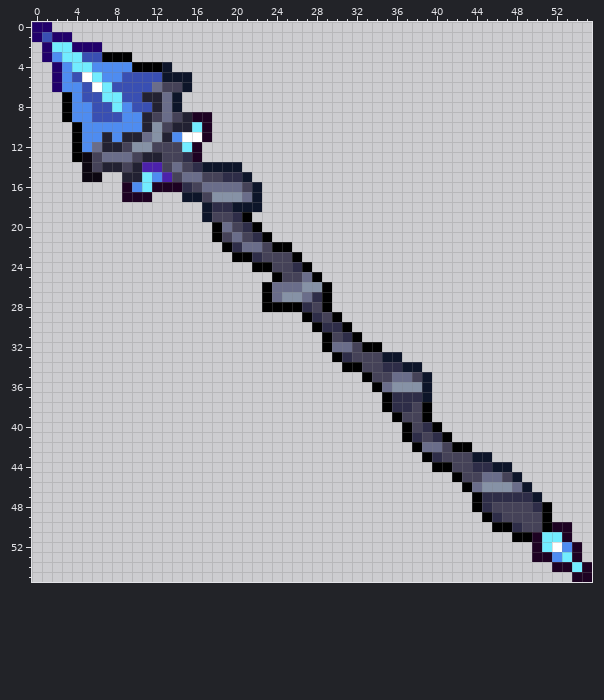
Pixel-art sprite: Items/Weapons/Melee/CavernousImpalerProjectile.png. The picture above was drawn from the file before the commit.
The file is 112x112 pixels, drawn in blocks of 2x2; one block is one cell here. Colours within 5 levels of each other are drawn and written as one.
The same view after the edit:
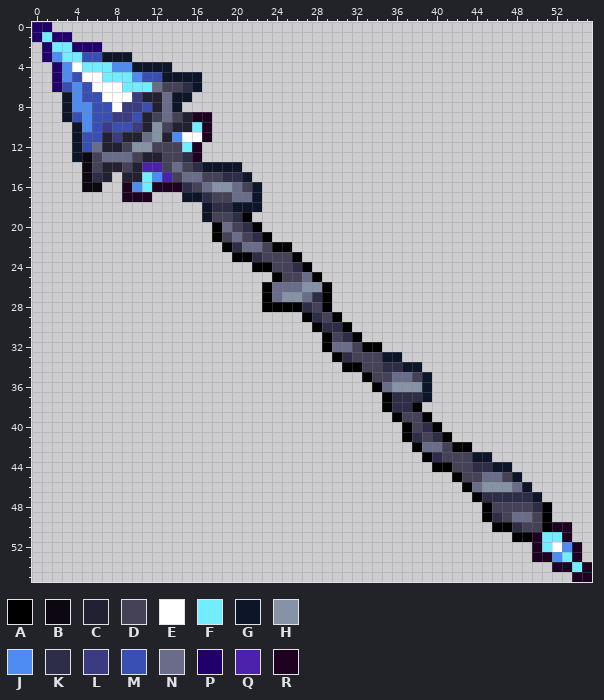
Palette (. is transparent): A #000000  B #0c0711  C #222132  D #454258  E #ffffff  F #72ecff  G #0d1529  H #8692a6  J #4e8cf1  K #2e2d48  L #3b3b82  M #394fb3  N #6a6d8a  P #21006b  Q #4c21ac  R #1d0222
What changed:
Colour D gives way to colour A in row 38 at x 38.
Colour K gives way to colour A in row 48 at x 45.
The edit adds colour B in row 16 at x 5 to 6.
The edit adds colour C in row 15 at x 7.
Colour H gives way to colour D in row 17 at x 18 to 19.
Colour F gives way to colour E in row 4 at x 4; in row 5 at x 6; in row 6 at x 7; in row 7 at x 7 to 8; in row 8 at x 8.
Colour M gives way to colour E in row 6 at x 8; in row 7 at x 9.
Colour J gives way to colour F in row 4 at x 6 to 7; in row 5 at x 7 to 8.
Colour M gives way to colour F in row 1 at x 1; in row 5 at x 9; in row 6 at x 9 to 11.
The edit adds colour G in rows 5 to 6 at x 16; in row 7 at x 15.
Colour A gives way to colour G in row 3 at x 7 to 9; in row 4 at x 10 to 12; in rows 7 to 9 at x 3; in rows 10 to 13 at x 4.
Colour N gives way to colour H in row 16 at x 18 to 19.
Colour M gives way to colour J in row 5 at x 10.
Colour B gives way to colour K in row 15 at x 6.
Colour D gives way to colour K in row 17 at x 17.
Colour G gives way to colour K in row 6 at x 15.
Colour J gives way to colour L in rows 8 to 9 at x 9; in row 10 at x 7 and 10; in row 11 at x 8.
Colour M gives way to colour L in rows 7 to 8 at x 10; in row 9 at x 8.
Colour J gives way to colour M in row 6 at x 3; in row 9 at x 4 and 10; in row 10 at x 6 and 8 to 9; in row 11 at x 5 to 6; in row 12 at x 5.
Colour D gives way to colour N in row 49 at x 48 to 49.
Colour H gives way to colour N in row 17 at x 20.
Colour A is gone in row 38 at x 39; in row 48 at x 44.
Boxes around the changes in both pictures, in picture pixels (x1, y1, x2, y2):
changed: (42, 32, 202, 192)
changed: (202, 182, 242, 202)
changed: (412, 402, 432, 412)
changed: (472, 502, 532, 522)
